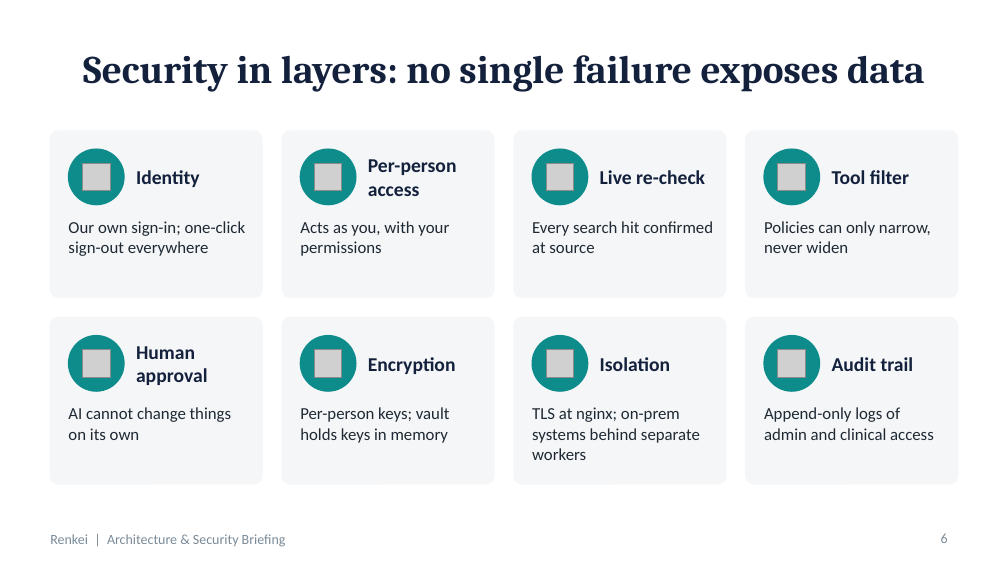
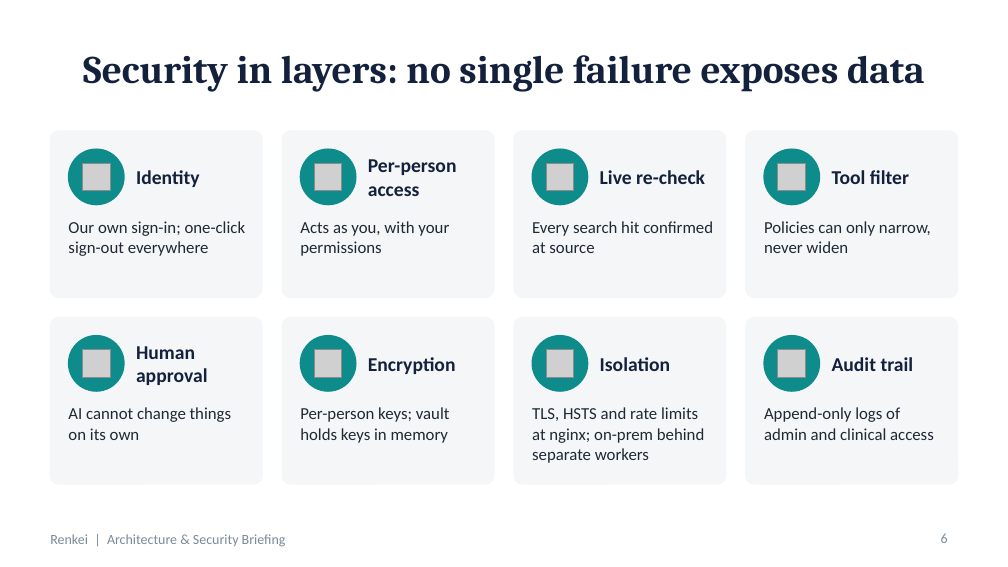
Before and after one commit to campfhir/renkei, a slide deck: slide 6 of deliverables/Renkei-Architecture-Security-Briefing.pptx. Drawn at 1008x567 pixels with LibreOffice and Linux fonts; fonts in the diff are those of the drawing; grey boxes stand for pictures. Boxes give left, top, right and bottom in pixels: in the first picture for what was removed or moved away, otherwise in the second. Text is boxed around its words. In the diff, an @@ line names an element or a change of style, - is before the commit and + after.

```diff
--- a/deliverables/Renkei-Architecture-Security-Briefing.pptx
+++ b/deliverables/Renkei-Architecture-Security-Briefing.pptx
@@ text at (x1=532, y1=407, x2=704, y2=463): text changed @@
-TLS at nginx; on-prem systems behind separate workers
+TLS, HSTS and rate limits at nginx; on-prem behind separate workers
```
Also in this commit, not shown: 2 other slides changed.
